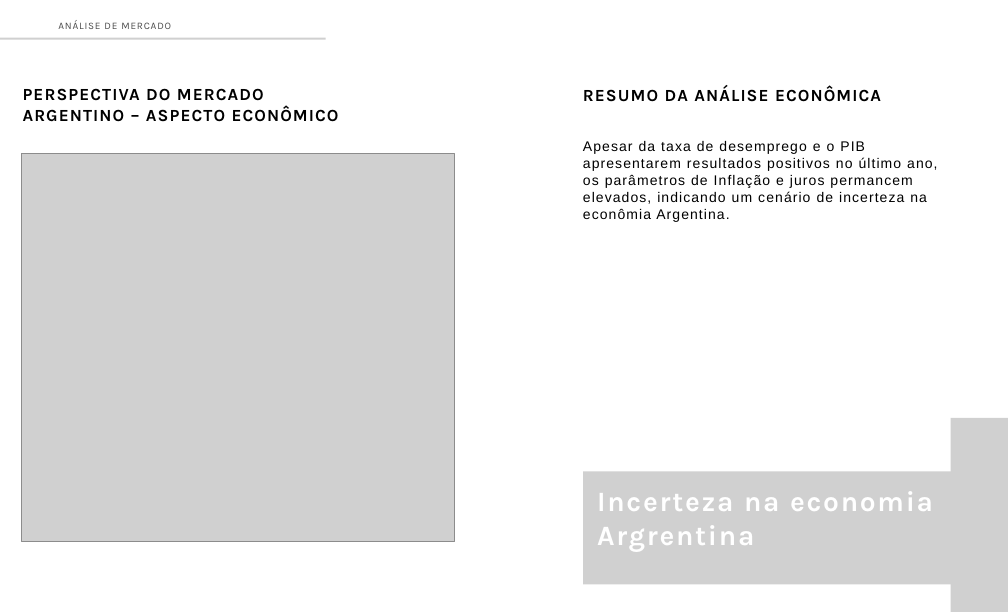
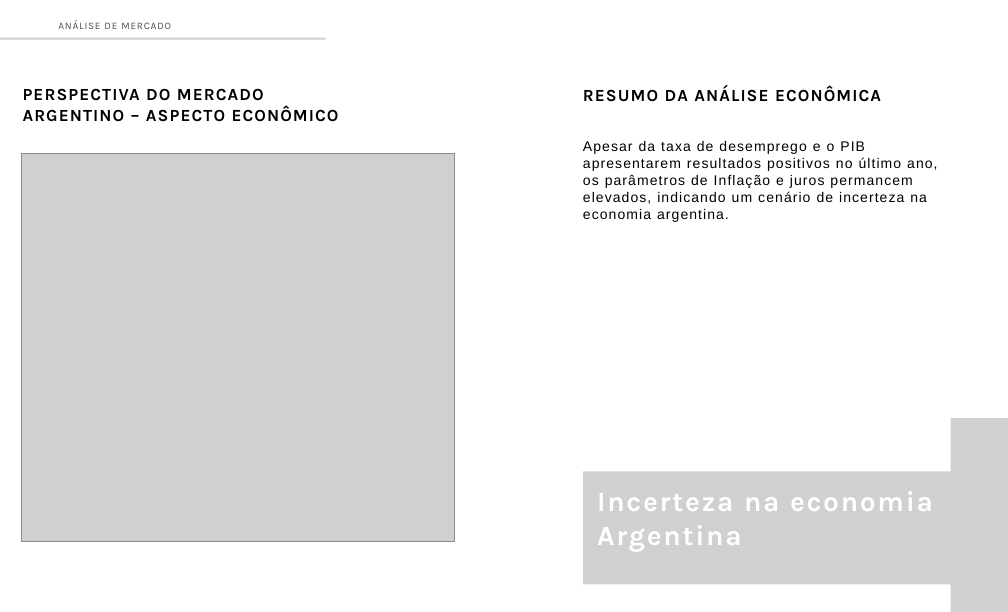
Before and after one commit to AndreBertollo/Desafio-Mercado-Livre, a slide deck: slide 8 of Apresentação/Estudo de Mercado - Aderência Meli Mercado Argentino.pptx. Drawn at 1008x612 pixels with LibreOffice and Linux fonts; fonts in the diff are those of the drawing; grey boxes stand for pictures. Boxes give left, top, right and bottom in pixels: in the first picture for what was removed or moved away, otherwise in the second. Text is boxed around its words. In the diff, an @@ line names an element or a change of style, - is before the commit and + after.

```diff
--- a/Apresentação/Estudo de Mercado - Aderência Meli Mercado Argentino.pptx
+++ b/Apresentação/Estudo de Mercado - Aderência Meli Mercado Argentino.pptx
@@ text at bbox=[583, 141, 937, 222]: text changed @@
-Apesar da taxa de desemprego e o PIB apresentarem resultados positivos no último ano, os parâmetros de Inflação e juros permancem elevados, indicando um cenário de incerteza na econômia Argentina.
+Apesar da taxa de desemprego e o PIB apresentarem resultados positivos no último ano, os parâmetros de Inflação e juros permancem elevados, indicando um cenário de incerteza na economia argentina.
@@ text at bbox=[597, 491, 933, 551]: text changed @@
-Incerteza na economia Argrentina
+Incerteza na economia Argentina
```
Also in this commit, not shown: 18 other slides changed, 1 other file.
